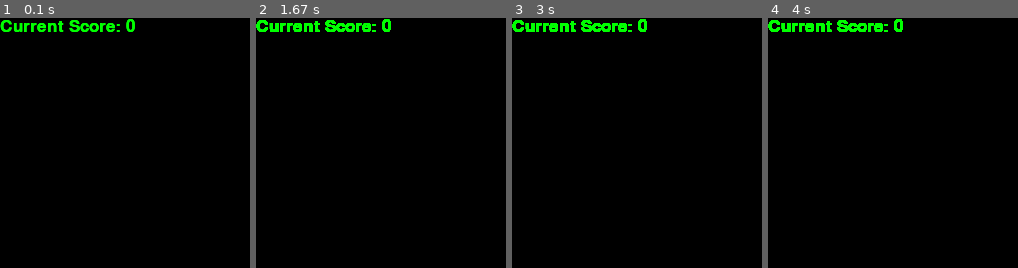
Above: before the commit, frames 1-4 (left to right).
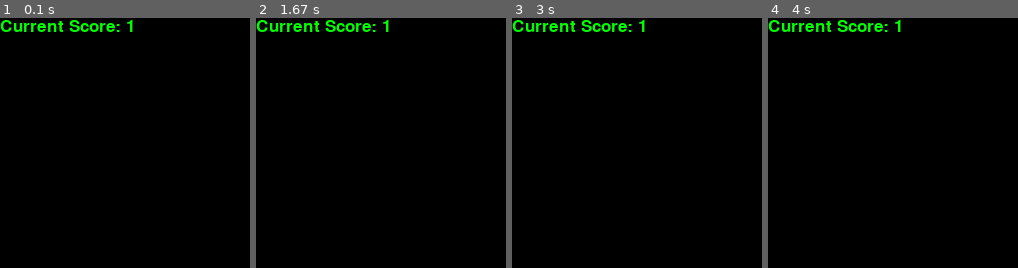
Above: after the commit, the same moments.

Repository: JTSipowicz/ProjectSnakeSolver
Game: pygame game, started from snakeSolver.py
The game is run twice, just before and just after one commit, with the same random seed, the same clock (stepped at 60 frames per second) and the same inputs.
Inputs:
- Up to frame 1 (0.1 s): no input
- Up to frame 2 (1.67 s): hold Right 0.33-0.8 s; hold Up 0.83-1.3 s
- Up to frame 3 (3 s): hold Left 1.83-2.37 s; hold Down 2.4-2.7 s
- Up to frame 4 (4 s): hold Right from 3.57 s (still down)
The pictures show only the part of the screen within x 0-50%, y 0-50%; the shares and areas given below are measured in that part.

The runs differ from the first frame. In frame 1, 0.7% of the frame differs, in the area x 0-54%, y 0-6%; in frame 2, 0.8%; in frame 3, 0.8%; in frame 4, 0.8%.

Commit message:
Add files via upload
Attempted to fix the snake not appearing. Fix and commit as a branch!

Diff:
--- a/snakeSolver.py
+++ b/snakeSolver.py
@@ -9,49 +9,50 @@
 green = (0,255,0)
 black = (0, 0, 0)
 
-dis_width = 500
-dis_height  = 500
-dis = pygame.display.set_mode((dis_width, dis_width))
+displayWidth = 500
+displayHeight  = 500
+dis = pygame.display.set_mode((displayWidth, displayWidth))
 pygame.display.set_caption('JSIPs Snake')
 
 clock = pygame.time.Clock()
-snake_block = 10
-snake_speed = 25
+snakeBody = 10
+snakeSpeed = 25
 
 font_style = pygame.font.SysFont(None, 25)
 score_font = pygame.font.SysFont(None, 25)
 
+def ourSnake(snakeBody, snakeList):
+	for x in snakeList:
+		pygame.draw.rect(dis, green, [x[0], x[1], snakeBody, snakeBody])
+
 def message(msg, color):
     mesg = font_style.render(msg, True, color)
-    dis.blit(mesg, [dis_width/6, dis_height/3])
+    dis.blit(mesg, [displayWidth/6, displayHeight/3])
 
 def displayedScore(currentScore):
 	viewableScore = score_font.render("Current Score: " + str(currentScore), True, green)
 	dis.blit(viewableScore, [0,0])
 
-def ourSnake(snake_block, snakeList):
-	for x in snakeList:
-		pygame.draw.rect(dis, white, [x[0], x[1], snake_block, snake_block])
-
 def gameLoop():
 	gameOver = False
 	gameClose = False
 
-	x1 = dis_width/2
-	y1 = dis_height/2
+	x1 = displayWidth/2
+	y1 = displayHeight/2
 	x1_change = 0
 	y1_change = 0
 	snakeList = []
-	Length_of_snake = 1
+	snakeLength = 2
 
-	foodx = round(random.randrange(0, dis_width - snake_block) / 10.0) * 10.0
-	foody = round(random.randrange(0, dis_height - snake_block) / 10.0) * 10.0
+	foodx = round(random.randrange(0, displayWidth - snakeBody) / 10.0) * 10.0
+	foody = round(random.randrange(0, displayHeight - snakeBody) / 10.0) * 10.0
 
 	while not gameOver:
 		while gameClose == True:
 			dis.fill(white)
 			message ("Game Over! Press Q to quit or C to try again...", red)
-			displayedScore(Length_of_snake - 1)
+			displayedScore(snakeLength - 1)
+
 			pygame.display.update()
 
 			for event in pygame.event.get():
@@ -61,49 +62,51 @@
 						gameClose = False
 					if event.key == pygame.K_c:
 						gameLoop()
+
 		for event in pygame.event.get():
 			if event.type == pygame.QUIT:
 				gameOver = True
 			if event.type == pygame.KEYDOWN:
 				if event.key == pygame.K_LEFT:
-					x1_change = -snake_block
+					x1_change = -snakeBody
 					y1_change = 0
 				elif event.key == pygame.K_RIGHT:
-					x1_change = snake_block
+					x1_change = snakeBody
 					y1_change = 0
 				elif event.key == pygame.K_UP:
-					y1_change = -snake_block
+					y1_change = -snakeBody
 					x1_change = 0
 				elif event.key == pygame.K_DOWN:
-					y1_change = snake_block
+					y1_change = snakeBody
 					x1_change = 0
-		if x1 >= dis_width or x1 < 0 or y1 >= dis_height or y1 < 0:
+		if x1 >= displayWidth or x1 < 0 or y1 >= displayHeight or y1 < 0:
 			gameClose = True
 		x1 += x1_change
 		y1 += y1_change
-		pygame.draw.rect(dis, blue, [foodx, foody, snake_block, snake_block])
+		dis.fill(black)
+		pygame.draw.rect(dis, blue, [foodx, foody, snakeBody, snakeBody])
 		snakeHead = []
 		snakeHead.append(x1)
 		snakeHead.append(y1)
 		snakeHead.append(snakeHead)
-		if len(snakeList) > Length_of_snake:
+		if len(snakeList) > snakeLength:
 			del snakeList[0]
 
 		for x in snakeList[:-1]:
 			if x == snakeHead:
 				gameClose = True
 
-		ourSnake(snake_block, snakeList)
-		displayedScore(Length_of_snake - 1)
+		ourSnake(snakeBody, snakeList)
+		displayedScore(snakeLength - 1)
 
 		pygame.display.update()
 
 		if x1 == foodx and y1 == foody:
-			foodx = round(random.randrange(0, dis_width - snake_block) / 10.0) * 10.0
-			foody = round(random.randrange(0, dis_width - snake_block) / 10.0) * 10.0
-			Length_of_snake += 1
+			foodx = round(random.randrange(0, displayWidth - snakeBody) / 10.0) * 10.0
+			foody = round(random.randrange(0, displayWidth - snakeBody) / 10.0) * 10.0
+			snakeLength += 1
 
-		clock.tick(snake_speed)
+		clock.tick(snakeSpeed)
 
 	pygame.quit()
 	quit()
